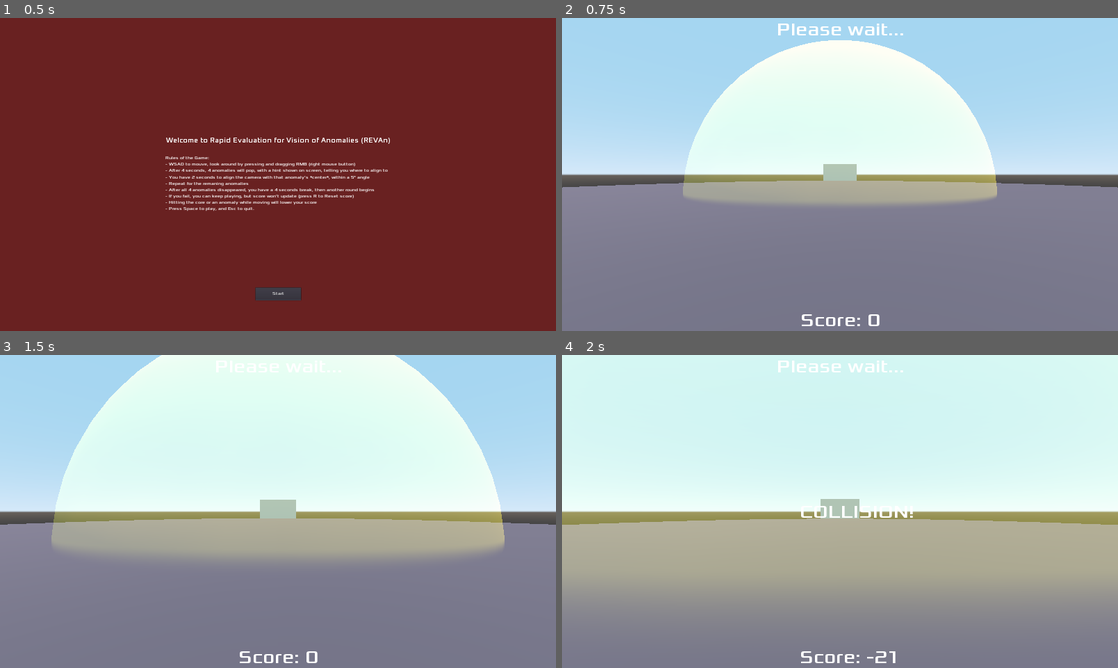
Above: before the commit, frames 1-4 (two rows, left to right).
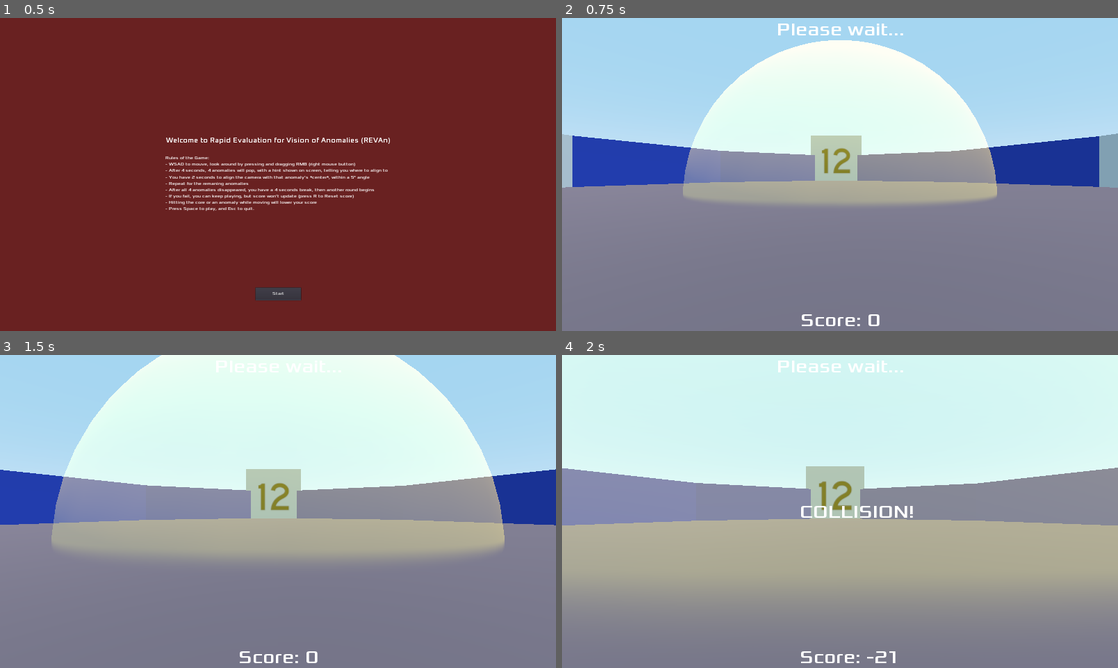
Above: after the commit, the same moments.

Repository: JudgeGregg/REVAn
Game: Godot game, scene res://Game.tscn
The game is run twice, just before and just after one commit, with the same random seed, the same clock (stepped at 60 frames per second) and the same inputs.
Inputs (mouse positions are in pixels of both pictures, inside the frame that each line leads up to):
- Up to frame 1 (0.5 s): no input
- Up to frame 2 (0.75 s): click "Start" at 0.5 s
- Up to frame 3 (1.5 s): tap Enter at 1.25 s; move the mouse to (305, 511) at 1.27 s; hold W (forward) from 1.28 s (still down); hold R from 1.28 s (still down)
- Up to frame 4 (2 s): keep holding W (forward); keep holding R

Frame 1 is identical in both runs. In frame 2, 12% of the frame differs, in the area x 0-100%, y 36-55%; in frame 3, 13%; in frame 4, 13%, in the area x 0-100%, y 35-55%.

Commit message:
Add walls around the main scene
And a hint for 12 o'clock

Diff:
--- a/Game.tscn
+++ b/Game.tscn
@@ -1,10 +1,12 @@
-[gd_scene load_steps=21 format=2]
+[gd_scene load_steps=30 format=2]
 
 [ext_resource path="res://Player.gd" type="Script" id=1]
 [ext_resource path="res://Anomaly.tscn" type="PackedScene" id=2]
 [ext_resource path="res://Game.gd" type="Script" id=3]
 [ext_resource path="res://fonts/Xolonium-Regular.ttf" type="DynamicFontData" id=4]
 [ext_resource path="res://audio/House In a Forest Loop.ogg" type="AudioStream" id=5]
+[ext_resource path="res://Wall.tscn" type="PackedScene" id=6]
+[ext_resource path="res://img/12.png" type="Texture" id=8]
 
 [sub_resource type="SpatialMaterial" id=1]
 albedo_color = Color( 0.388235, 0.352941, 0.396078, 1 )
@@ -15,43 +17,58 @@
 bottom_radius = 8.0
 height = 0.001
 
-[sub_resource type="CubeMesh" id=3]
-
-[sub_resource type="SphereShape" id=15]
-
-[sub_resource type="DynamicFont" id=5]
+[sub_resource type="PlaneMesh" id=3]
+
+[sub_resource type="SpatialMaterial" id=4]
+albedo_texture = ExtResource( 8 )
+
+[sub_resource type="BoxShape" id=5]
+
+[sub_resource type="CubeMesh" id=6]
+
+[sub_resource type="BoxShape" id=7]
+
+[sub_resource type="CubeMesh" id=8]
+
+[sub_resource type="BoxShape" id=9]
+
+[sub_resource type="BoxShape" id=10]
+
+[sub_resource type="SphereShape" id=11]
+
+[sub_resource type="DynamicFont" id=12]
 size = 64
 font_data = ExtResource( 4 )
 
-[sub_resource type="CanvasItemMaterial" id=6]
-
-[sub_resource type="Theme" id=7]
-
-[sub_resource type="DynamicFont" id=8]
+[sub_resource type="CanvasItemMaterial" id=13]
+
+[sub_resource type="Theme" id=14]
+
+[sub_resource type="DynamicFont" id=15]
 size = 22
 font_data = ExtResource( 4 )
 
-[sub_resource type="DynamicFont" id=9]
+[sub_resource type="DynamicFont" id=16]
 font_data = ExtResource( 4 )
 
-[sub_resource type="DynamicFont" id=10]
+[sub_resource type="DynamicFont" id=17]
 font_data = ExtResource( 4 )
 
-[sub_resource type="InputEventAction" id=11]
+[sub_resource type="InputEventAction" id=18]
 action = "ui_select"
 
-[sub_resource type="ShortCut" id=12]
-shortcut = SubResource( 11 )
-
-[sub_resource type="SphereMesh" id=13]
-
-[sub_resource type="SpatialMaterial" id=14]
+[sub_resource type="ShortCut" id=19]
+shortcut = SubResource( 18 )
+
+[sub_resource type="SphereMesh" id=20]
+
+[sub_resource type="SpatialMaterial" id=21]
 params_blend_mode = 1
 albedo_color = Color( 0.776471, 0.65098, 0.0823529, 1 )
 proximity_fade_enable = true
 proximity_fade_distance = 1.0
 
-[sub_resource type="CylinderShape" id=16]
+[sub_resource type="CylinderShape" id=22]
 
 [node name="Game" type="Node"]
 script = ExtResource( 3 )
@@ -61,24 +78,45 @@
 material/0 = null
 
 [node name="Corner" type="MeshInstance" parent="Ground"]
-transform = Transform( 1, 0, 0, 0, 1, 0, 0, 0, 1, 9.03452, 0, 0 )
+transform = Transform( -2.44381e-07, -1.5, 0, -2.44381e-07, 3.98147e-14, -1.5, 1.5, -2.44381e-07, -2.44381e-07, 7.97535, 1.17235, -0.243569 )
 mesh = SubResource( 3 )
+material/0 = SubResource( 4 )
+
+[node name="StaticBody" type="StaticBody" parent="Ground/Corner"]
+
+[node name="CollisionShape" type="CollisionShape" parent="Ground/Corner/StaticBody"]
+transform = Transform( 1, 0, 0, 0, 0.12, 0, 0, 0, 1, 0, 0, 0 )
+shape = SubResource( 5 )
+
+[node name="Corner 2" type="MeshInstance" parent="Ground"]
+transform = Transform( 1.5, 0, 0, 0, 1.5, 0, 0, 0, 1.5, 0.0470247, 0, -9.31896 )
+mesh = SubResource( 6 )
 material/0 = null
 
-[node name="Corner 2" type="MeshInstance" parent="Ground"]
-transform = Transform( 1, 0, 0, 0, 1, 0, 0, 0, 1, 0.0470247, 0, -9.08276 )
-mesh = SubResource( 3 )
+[node name="StaticBody" type="StaticBody" parent="Ground/Corner 2"]
+
+[node name="CollisionShape" type="CollisionShape" parent="Ground/Corner 2/StaticBody"]
+shape = SubResource( 7 )
+
+[node name="Corner3" type="MeshInstance" parent="Ground"]
+transform = Transform( 1.5, 0, 0, 0, 1.5, 0, 0, 0, 1.5, -0.0206337, 0, 9.18262 )
+mesh = SubResource( 8 )
 material/0 = null
 
-[node name="Corner3" type="MeshInstance" parent="Ground"]
-transform = Transform( 1, 0, 0, 0, 1, 0, 0, 0, 1, 0.0470247, 0, 9.10143 )
-mesh = SubResource( 3 )
+[node name="StaticBody" type="StaticBody" parent="Ground/Corner3"]
+
+[node name="CollisionShape" type="CollisionShape" parent="Ground/Corner3/StaticBody"]
+shape = SubResource( 9 )
+
+[node name="Corner4" type="MeshInstance" parent="Ground"]
+transform = Transform( 1.5, 0, 0, 0, 1.5, 0, 0, 0, 1.5, -9.31684, 0, -0.00227642 )
+mesh = SubResource( 6 )
 material/0 = null
 
-[node name="Corner4" type="MeshInstance" parent="Ground"]
-transform = Transform( 1, 0, 0, 0, 1, 0, 0, 0, 1, -9.10033, 0, 0.133039 )
-mesh = SubResource( 3 )
-material/0 = null
+[node name="StaticBody" type="StaticBody" parent="Ground/Corner4"]
+
+[node name="CollisionShape" type="CollisionShape" parent="Ground/Corner4/StaticBody"]
+shape = SubResource( 10 )
 
 [node name="Anomaly1" parent="Ground" instance=ExtResource( 2 )]
 transform = Transform( 0.8, 0, 0, 0, 0.8, 0, 0, 0, 0.8, 5.61243, 1.1801, 3.10993 )
@@ -120,7 +158,31 @@
 transform = Transform( 0.8, 0, 0, 0, 0.8, 0, 0, 0, 0.8, -5.91674, 1.18, 3.2409 )
 
 [node name="Anomaly6" parent="Ground" instance=ExtResource( 2 )]
-transform = Transform( 0.8, 0, 0, 0, 0.8, 0, 0, 0, 0.8, -6.78923, 1.18, 0.002 )
+transform = Transform( 0.8, 0, 0, 0, 0.8, 0, 0, 0, 0.8, -6.789, 1.18, 0 )
+
+[node name="Wall" parent="Ground" instance=ExtResource( 6 )]
+transform = Transform( 2.23194, 0, -0.450504, 0, 1, 0, 1.12626, 0, 0.892775, 3.32605, 0.5, -6.86088 )
+
+[node name="Wall2" parent="Ground" instance=ExtResource( 6 )]
+transform = Transform( 1.21999, 0, -0.872846, 0, 1, 0, 2.18211, 0, 0.487997, 6.67371, 0.5, -3.68512 )
+
+[node name="Wall3" parent="Ground" instance=ExtResource( 6 )]
+transform = Transform( -1.11862, 0, -0.89431, 0, 1, 0, 2.23578, 0, -0.447447, 6.78287, 0.5, 3.28536 )
+
+[node name="Wall4" parent="Ground" instance=ExtResource( 6 )]
+transform = Transform( -2.22352, 0, -0.457113, 0, 1, 0, 1.14278, 0, -0.889408, 3.46885, 0.5, 6.67558 )
+
+[node name="Wall5" parent="Ground" instance=ExtResource( 6 )]
+transform = Transform( -2.22803, 0, 0.453586, 0, 1, 0, -1.13397, 0, -0.891212, -3.4199, 0.5, 6.69702 )
+
+[node name="Wall6" parent="Ground" instance=ExtResource( 6 )]
+transform = Transform( -1.1655, 0, 0.884679, 0, 1, 0, -2.2117, 0, -0.466201, -6.768, 0.5, 3.404 )
+
+[node name="Wall7" parent="Ground" instance=ExtResource( 6 )]
+transform = Transform( 1.22829, 0, 0.870982, 0, 1, 0, -2.17746, 0, 0.491315, -6.62188, 0.5, -3.52869 )
+
+[node name="Wall8" parent="Ground" instance=ExtResource( 6 )]
+transform = Transform( 2.21395, 0, 0.464486, 0, 1, 0, -1.16122, 0, 0.88558, -3.24108, 0.5, -6.81459 )
 
 [node name="Player" type="KinematicBody" parent="."]
 transform = Transform( 1, 0, 0, 0, 1, 0, 0, 0, 1, -5.21, 0.367, 0 )
--- /dev/null
+++ b/Wall.tscn
@@ -0,0 +1,23 @@
+[gd_scene load_steps=5 format=2]
+
+[sub_resource type="CubeMesh" id=1]
+size = Vector3( 2, 2, 0.1 )
+
+[sub_resource type="SpatialMaterial" id=2]
+albedo_color = Color( 0.188235, 0.305882, 0.831373, 1 )
+
+[sub_resource type="PhysicsMaterial" id=3]
+
+[sub_resource type="BoxShape" id=4]
+
+[node name="Wall" type="MeshInstance"]
+transform = Transform( 2.5, 0, 0, 0, 1, 0, 0, 0, 1, 3.958, 2, 0 )
+mesh = SubResource( 1 )
+material/0 = SubResource( 2 )
+
+[node name="StaticBody" type="StaticBody" parent="."]
+physics_material_override = SubResource( 3 )
+
+[node name="CollisionShape" type="CollisionShape" parent="StaticBody"]
+transform = Transform( 1, 0, 0, 0, 1, 0, 0, 0, 0.05, 0, 0, 0 )
+shape = SubResource( 4 )
Not shown: 9 places in Game.tscn that only renumber resources
Binary file added: img/12.png
Not shown, added: img/12.png.import
